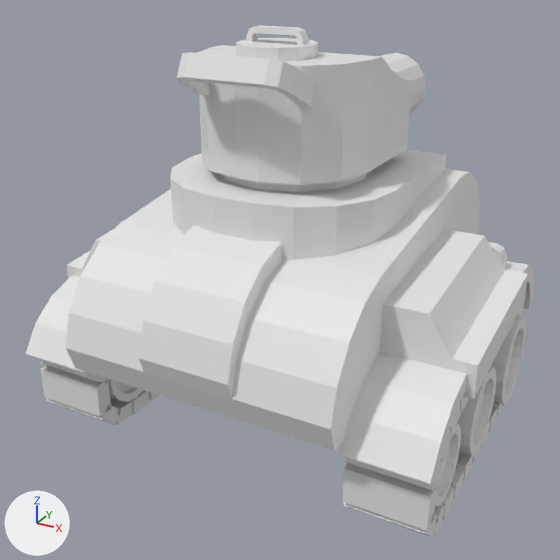
The glTF model assets/tank_scout.glb as it was, and as the next commit left it.
One viewpoint serves both versions: a camera (50 mm lens) standing at (1.88, -3.75, 2.55) and looking at (-0.08, -0.2, 0.77). The lights are fixed; the arrows at lower left show +X, +Y and +Z. The first picture is the older version. Where no turn or scale is listed for an object, it has been applied to the vertices.

The first picture shows 'TankBody', 'TankTurret'.
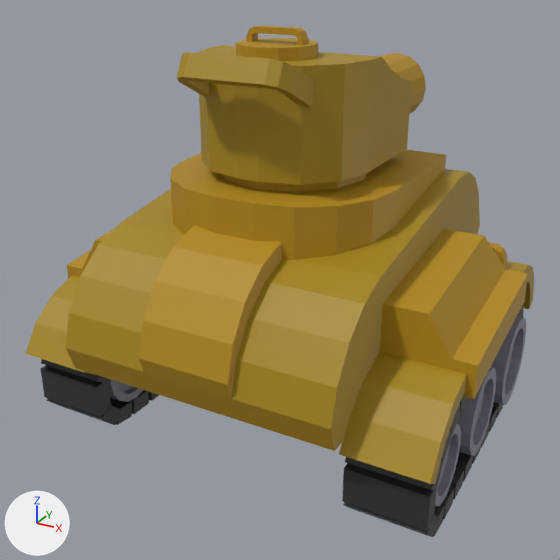
What differs and where, as boxes (x1, y1, x2, y2) in the pictures (560 x 560 px):
```json
{"object": "TankBody", "change": "recoloured", "before": [26, 155, 534, 537], "after": [26, 155, 534, 537], "on screen": "white to yellow"}
{"object": "TankTurret", "change": "recoloured", "before": [170, 25, 446, 207], "after": [170, 25, 446, 207], "on screen": "darker"}
```

Scene script edits in JSON lines:
```json
{"op": "set", "path": "mat_tankpaint.base_color", "old": "(0.8, 0.8, 0.8)", "new": "(0.382, 0.245, 0.0074)", "note": "white #e7e7e7 -> yellow #a68815"}
{"op": "set", "path": "mat_tanklight.base_color", "old": "(0.8, 0.8, 0.8)", "new": "(0.456, 0.262, 0.00669)", "note": "white #e7e7e7 -> yellow #b48c13"}
{"op": "set", "path": "mat_gunmetal.base_color", "old": "(0.8, 0.8, 0.8)", "new": "(0.22, 0.23, 0.281)", "note": "white #e7e7e7 -> grey #818490"}
{"op": "set", "path": "mat_tankdark.base_color", "old": "(0.8, 0.8, 0.8)", "new": "(0.0336, 0.0336, 0.0336)", "note": "white #e7e7e7 -> dark grey #333333"}
```
